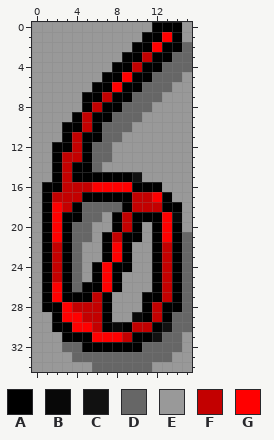
Two versions of one pixel-art sprite, src/main/resources/sprites/numbers/6.png. The first picture shows the starting point.
The file is 16x35 pixels. Colours within 5 levels of each other are drawn and written as one.
Palette (. is transparent): A #000000  B #080808  C #111111  D #666666  E #999999  F #c30000  G #ff0000
Pixels before, first column x 0:
 0 EEEEEEEEEEEEAAAE
 1 EEEEEEEEEEEAAGAE
 2 EEEEEEEEEEAAGAAD
 3 EEEEEEEEEAAFAADD
 4 EEEEEEEEAAFAADDD
 5 EEEEEEEAAGAADDDE
 6 EEEEEEAAGAADDDEE
 7 EEEEEAAFAADDDEEE
 8 EEEEEAFAADDDEEEE
 9 EEEEAFAADDDEEEEE
10 EEEAAFADDDEEEEEE
11 EEEAFAADDEEEEEEE
12 EEAAFADDEEEEEEEE
13 EEAFFADDEEEEEEEE
14 EEAFAADEEEEEEEEE
15 EEAFAAAAAACEEEEE
16 EAAFFFGGGGAAAEEE
17 EAFFFAAAAAFFGAEE
18 EAGFADDDDAFFFAAE
19 EAGAADDEAFAAAGBE
20 EAGADDEEAFAEAGAE
21 EAGADDEAFAAEAGAD
22 EAFADEEAGAEEAFAD
23 EAFADEEAGAEEAFAD
24 EAFADEAGAAEEAFAD
25 EAFADEAGAEEEAFAD
26 EAGADAAGAEEEAFAD
27 EAGAAAFAEEEAAFAD
28 EAAGFFFAEEEAFAAD
29 EEAGGFFAEEBAFADD
30 EEAAGGFABAFFACDD
31 EEEAAAGGGFAACDDE
32 EEEDDAAAAAADDDDE
33 EEEEDDDDDDDDDDEE
34 EEEEEEDDDDDDEEEE
Once edited:
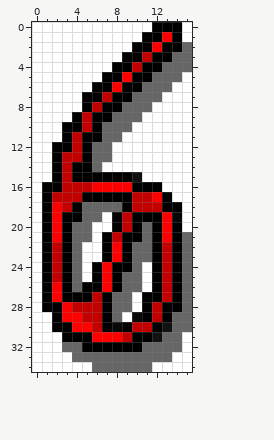
The edit:
colour E: #999999 -> #ffffff
y 20..21: x 11 E -> D
y 22..23: x 10..11 EE -> DD
y 24: x 10 E -> D
y 25..26: x 9..10 EE -> DD
y 27..28: x 8..9 EE -> DD
y 29: x 8 E -> D
Where, in picture pixels (left, top, right, bottom), the same in both pictures:
changed: (32, 22, 192, 372)
